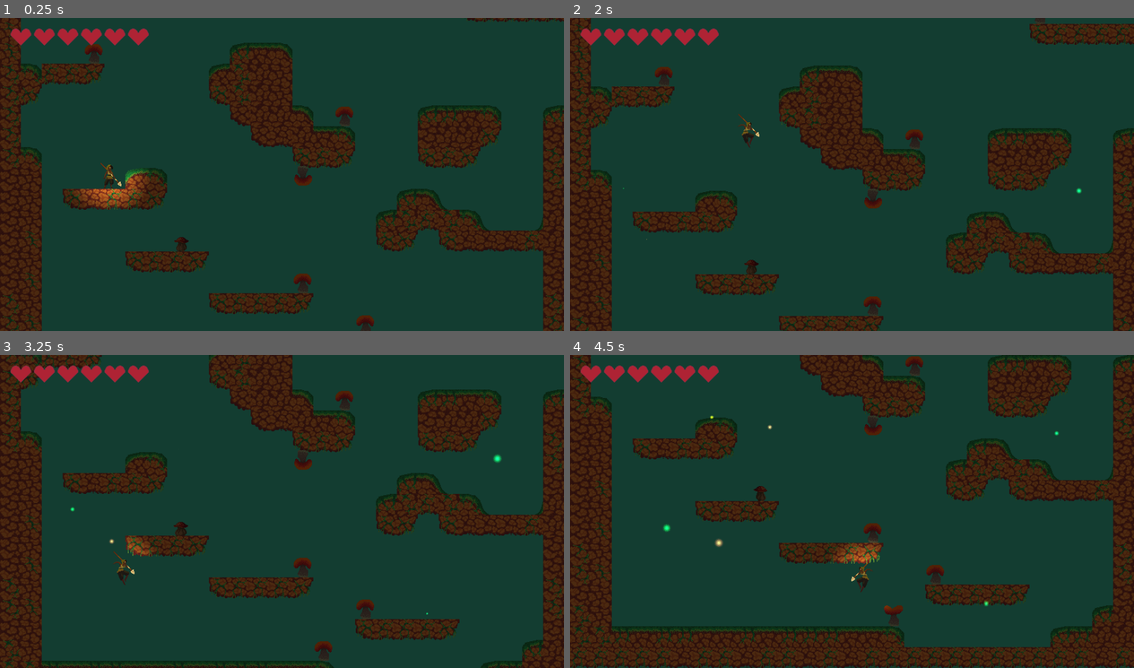
Above: before the commit, frames 1-4 (two rows, left to right).
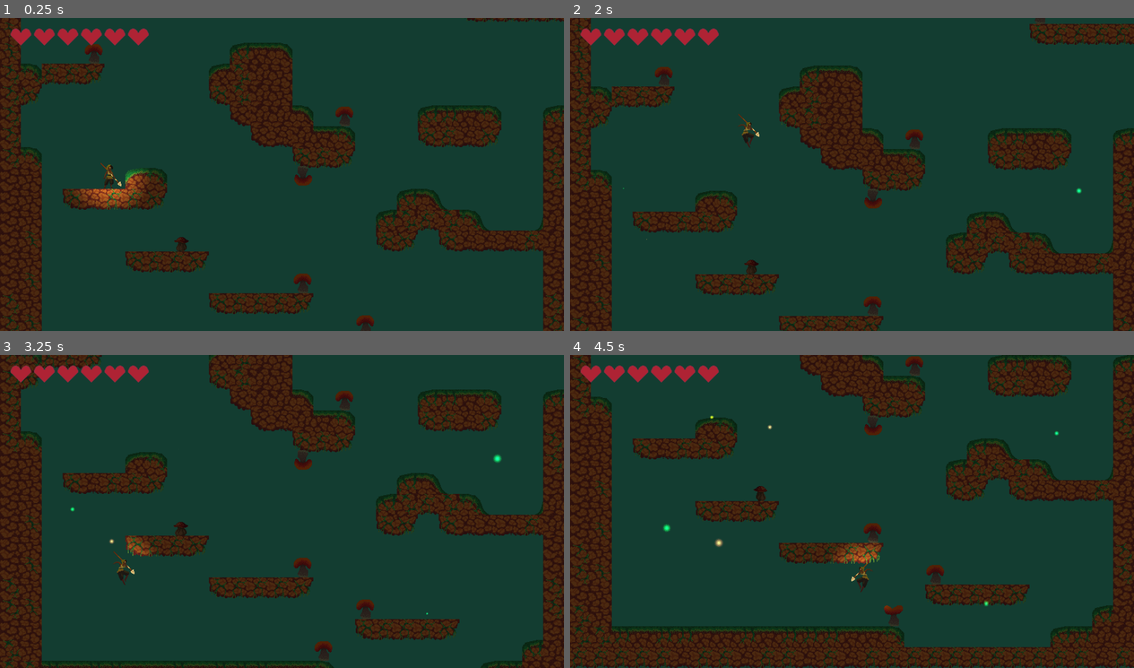
Above: after the commit, the same moments.

Repository: lemilonkh/GameOff23
Game: Godot game, scene res://scenes/main.tscn
Same seed, same stepped clock (60 frames per second), same inputs: the game is played once before the commit and once after it.
Inputs:
- Up to frame 1 (0.25 s): no input
- Up to frame 2 (2 s): hold K (attack) 0.53-1.28 s; hold Right (move_right) from 0.53 s (still down); tap Space (jump) at 0.77, 1.52 s; tap J (glide) at 1.35 s
- Up to frame 3 (3.25 s): release Right (move_right) at 2.03 s; hold Left (move_left) 2.03-2.78 s; hold Shift 2.03-2.78 s; hold Right (move_right) from 2.78 s (still down); tap K (attack) at 2.85 s; tap Space (jump) at 3.02 s
- Up to frame 4 (4.5 s): tap J (glide) at 3.6 s; tap Space (jump) at 3.77 s; release Right (move_right) at 4.28 s; hold Left (move_left) from 4.28 s (still down); tap Shift at 4.35 s

The runs differ from the first frame. In frame 1, 0.9% of the frame differs, in the area x 74-86%, y 34-48%; in frame 2, 0.9%; in frame 3, 0.9%; in frame 4, 0.9%.

Commit message:
Fix getting stuck in area on map

Diff:
--- a/scenes/game.tscn
+++ b/scenes/game.tscn
@@ -310,7 +310,7 @@
 position = Vector2(0, 496)
 tile_set = SubResource("TileSet_uq75h")
 format = 2
-layer_0/tile_data = PackedInt32Array(524294, 65536, 2, 52429 …(5333 unchanged characters)… 6, 65574, 1, 65536, -196578, 1, 65536, 196628, 65536, 2, 196629, 131072, 2, 196630, 196608, 2, 131094, 131072, 4, 131093, 131072, 4, 131095, 196608, 2, 65559, 196608, 0, 65558, 131072, 3, 65557, 131072, 0, 65556, 65536, 0, 131092, 65536, 4, 65548, 131072, 4, 12, 131072, 4, -6552 …(1030 unchanged characters)…
+layer_0/tile_data = PackedInt32Array(524294, 65536, 2, 52429 …(5333 unchanged characters)… 6, 65574, 1, 65536, -196578, 1, 65536, 131094, 131072, 5, 131093, 131072, 2, 131095, 196608, 2, 65559, 196608, 0, 65558, 131072, 3, 65557, 131072, 0, 65556, 65536, 0, 131092, 65536, 2, 65548, 131072, 4, 12, 131072, 4, -6552 …(1030 unchanged characters)…
 
 [node name="Mushroom" parent="." instance=ExtResource("3_5dq4k")]
 position = Vector2(280, 739)
